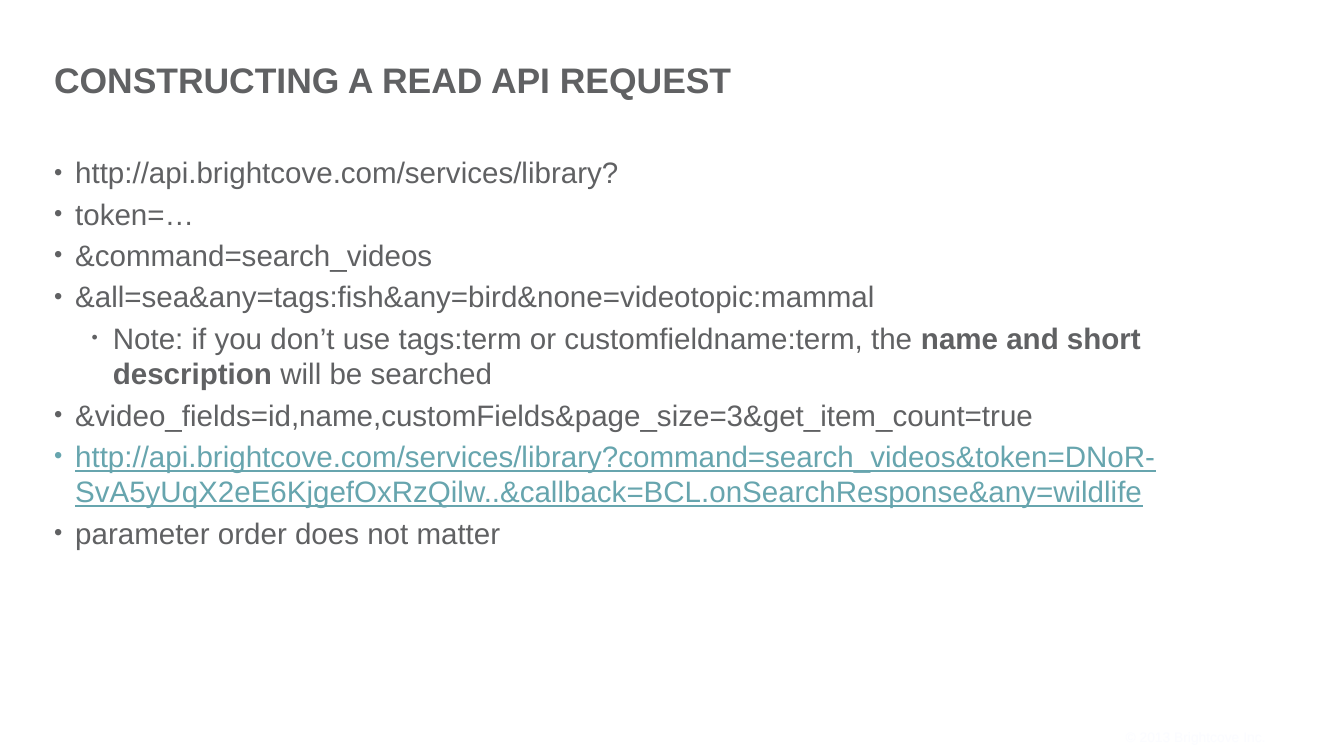
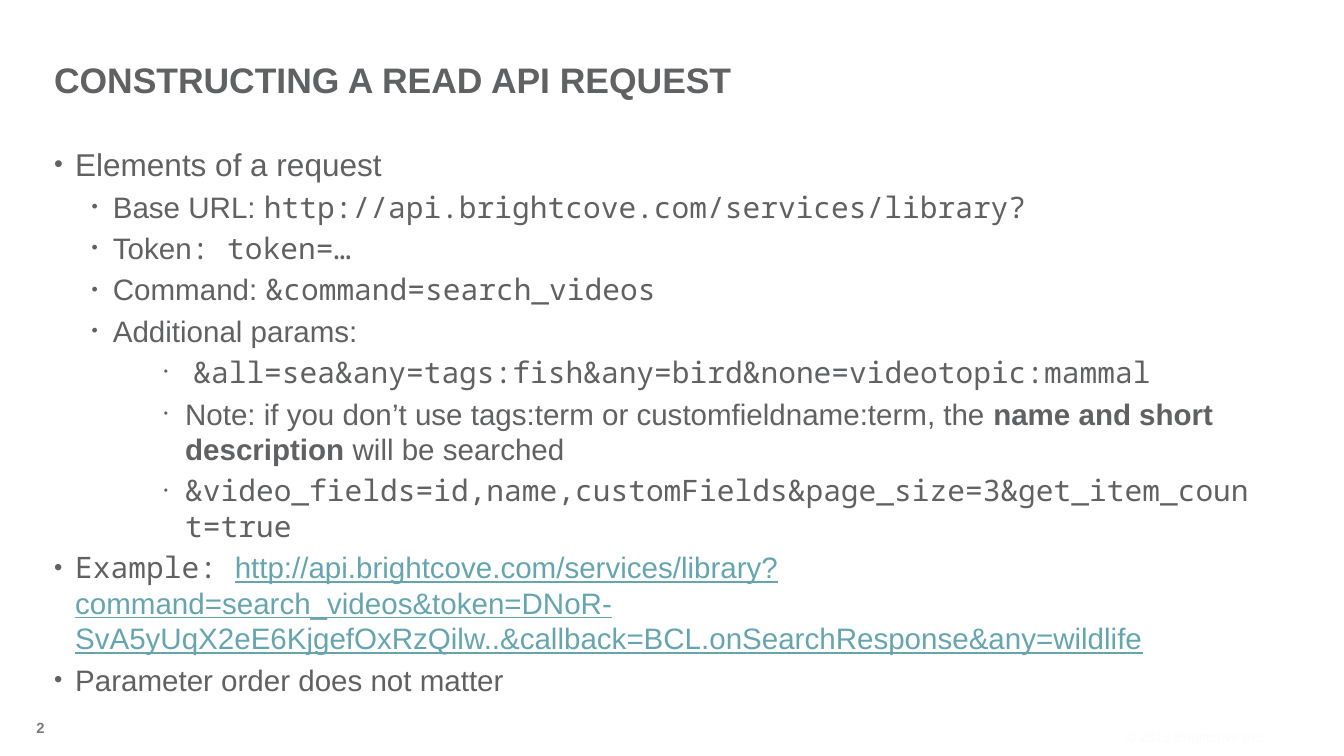
Before and after one commit to BrightcoveLearning/VideoCloudMediaAPI, a slide deck: slide 2 of VideoSessionsMaterials/creating-read-requests.pptx. Drawn at 1344x756 pixels with LibreOffice and Linux fonts; fonts in the diff are those of the drawing; background and template pictures are left out. Boxes give left, top, right and bottom in pixels: in the first picture for what was removed or moved away, otherwise in the second. Text is boxed around its words. In the diff, an @@ line names an element or a change of style, - is before the commit and + after.

Commit message:
updated formatting

```diff
--- a/VideoSessionsMaterials/creating-read-requests.pptx
+++ b/VideoSessionsMaterials/creating-read-requests.pptx
@@ text "Elements of a request": place and size @@
-text "Elements of a request" at <box>75,161,1155,550</box>
+text "Elements of a request" at <box>75,153,1249,692</box>
@@ text at <box>75,153,1026,348</box>: text changed; font Arial to Noto Sans Mono @@
-• http://api.brightcove.com/services/library?
-• token=…
-• &command=search_videos
+• Elements of a request
+  • Base URL: http://api.brightcove.com/services/library?
+  • Token: token=…
+  • Command: &command=search_videos
+  • Additional params:
@@ text at <box>185,360,1249,538</box>: font Arial to Noto Sans Mono in "&all=sea&any=tags:fish&any=bird&none=videotopic:mammal", "&video_fields=id,name,customFields&page_size=3&get_item_coun ..."; list level 1 to 3 in "&all=sea&any=tags:fish&any=bird&none=videotopic:mammal"; list level 2 to 3 in "Note: if you don’t use ..."; list level 1 to 3 in "&video_fields=id,name,customFields&page_size=3&get_item_coun ..." @@
@@ text at <box>75,555,1142,692</box>: text changed @@
-• http://api.brightcove.com/services/library?command=search_videos&token=DNoR-SvA5yUqX2eE6KjgefOxRzQilw..&callback=BCL.onSearchResponse&any=wildlife
-• parameter order does not matter
+• Example: http://api.brightcove.com/services/library?command=search_videos&token=DNoR-SvA5yUqX2eE6KjgefOxRzQilw..&callback=BCL.onSearchResponse&any=wildlife
+• Parameter order does not matter
@@ page number added at <box>36,723,44,733</box>, 15 pt, text #7B7B7B, bold @@
+2
```
